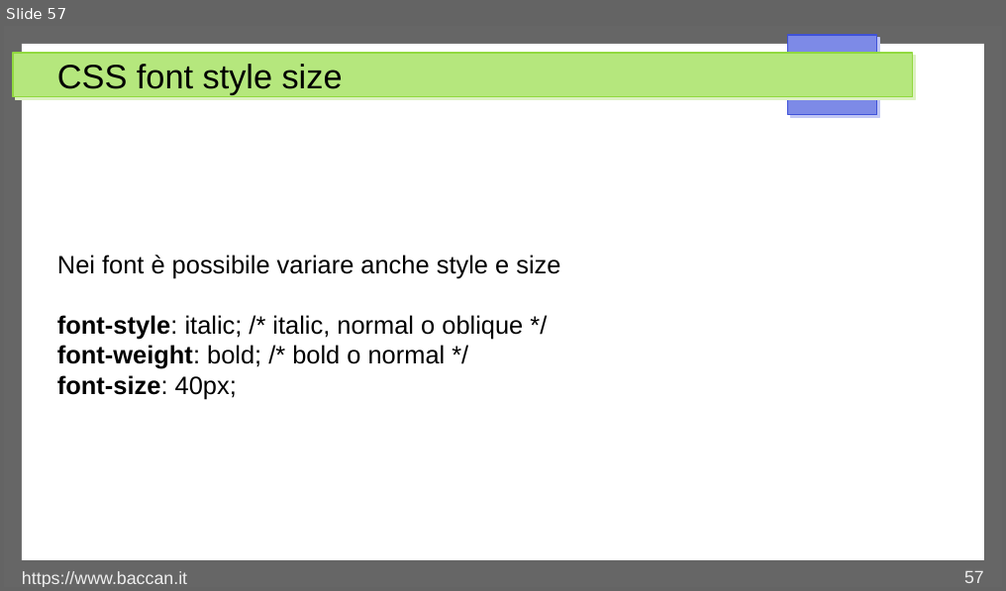
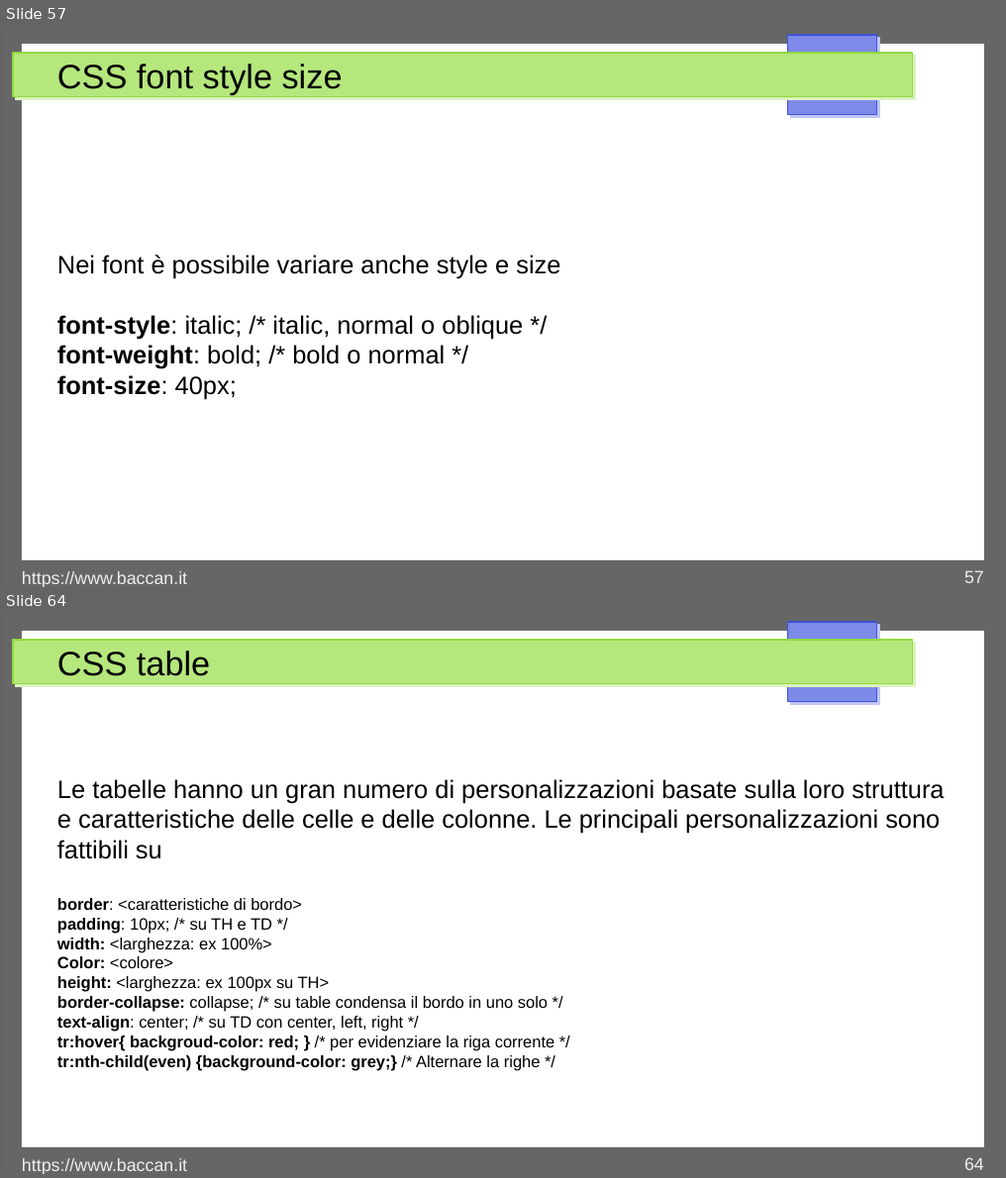
Before and after one commit to matteobaccan/CorsoCSS, a slide deck: Chapter_css.odp. Shown one above the other, each under a label of ours: slide 57 before the commit, slides 57 and 64 after it; the slides between them are not shown. The pictures are 1006x591 and 1006x1178 pixels, drawn with LibreOffice and Linux fonts; fonts in the diff are those of the drawing. Boxes give left, top, right and bottom in pixels: in the first picture for what was removed or moved away, otherwise in the second. Text is boxed around its words. In the diff, an @@ line names an element or a change of style, - is before the commit and + after.

```diff
--- a/Chapter_css.odp
+++ b/Chapter_css.odp
@@ slide 64 added at [4, 613, 1002, 1174], background #FFFFFF; not listed: 4 template elements that a slide beside it also shows @@
@@ title added at [57, 651, 210, 676], 27 pt, text #000000 @@
+CSS table
@@ text added at [57, 779, 944, 1070], 13 pt, text #000000 @@
+Le tabelle hanno un gran numero di personalizzazioni basate sulla loro struttura e caratteristiche delle celle e delle colonne. Le principali personalizzazioni sono fattibili su
+border: <caratteristiche di bordo>
+padding: 10px; /* su TH e TD */
+width: <larghezza: ex 100%>
+Color: <colore>
+height: <larghezza: ex 100px su TH>
+border-collapse: collapse; /* su table condensa il bordo in uno solo */
+text-align: center; /* su TD con center, left, right */
+tr:hover{ backgroud-color: red; } /* per evidenziare la riga corrente */
+tr:nth-child(even) {background-color: grey;} /* Alternare la righe */
@@ text added at [22, 1158, 187, 1174], 14 pt, text #EEEEEE @@
+https://www.baccan.it
@@ page number added at [964, 1157, 984, 1170], 14 pt, text #EEEEEE @@
+64
```
Also in this commit, not shown: 1 slide changed, 5 other slides added, 7 other files.
